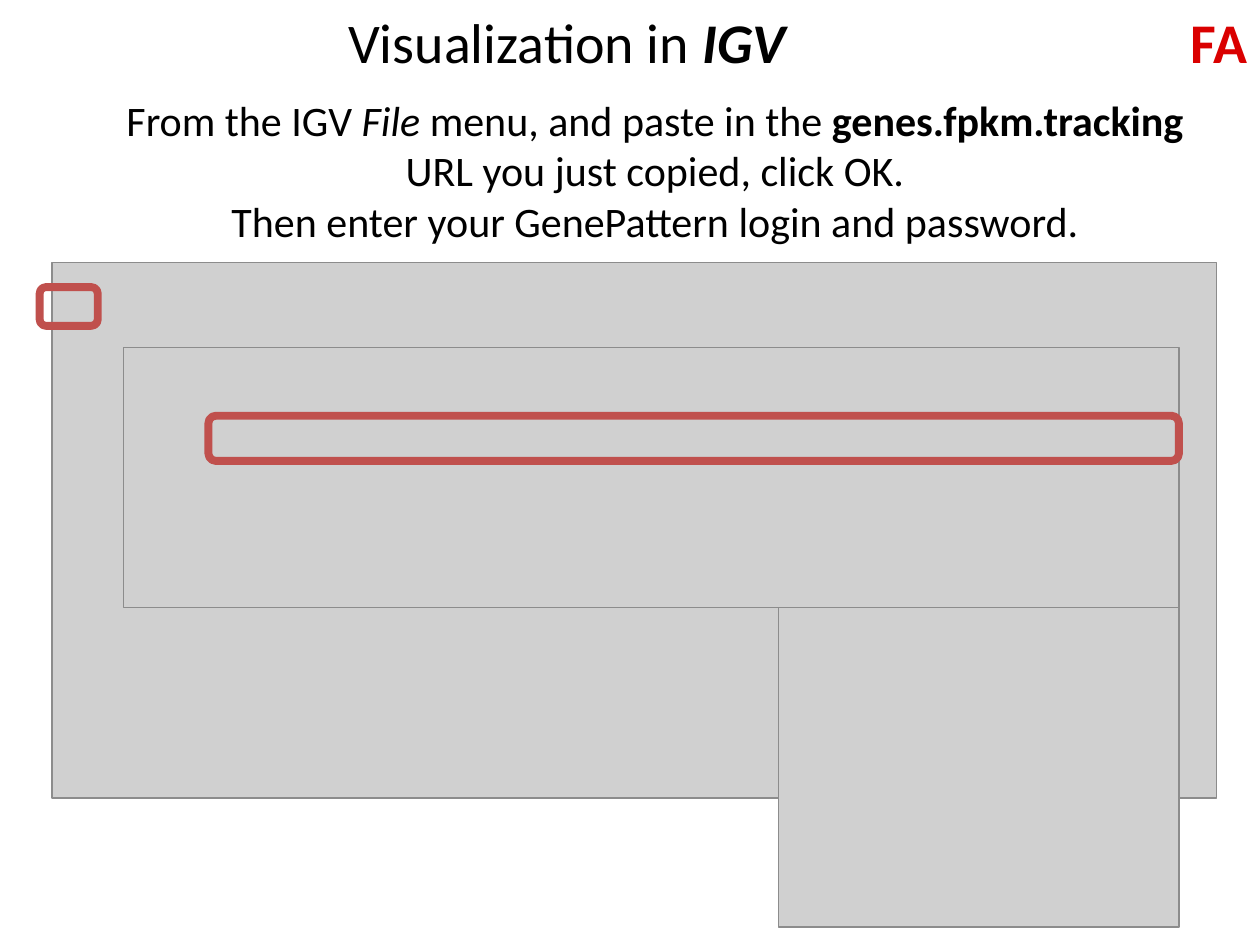
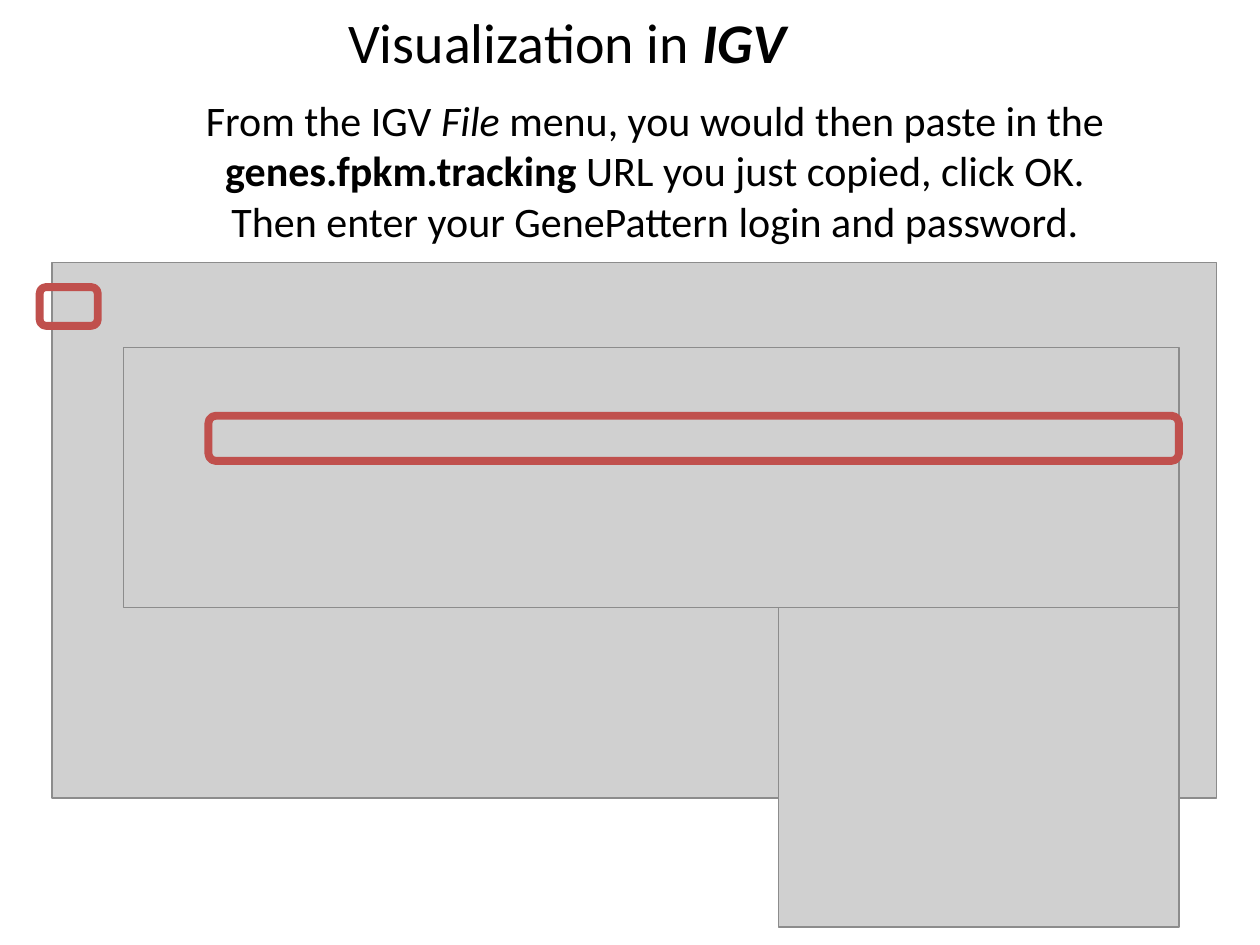
Before and after one commit to genepattern/tutorial-materials, a slide deck: slide 25 of BU_MolBio_RNAseq_in_GP_workshop/slides/2019-04-04_05_GPWorkshopIGV.pptx. Drawn at 1260x945 pixels with LibreOffice and Linux fonts; fonts in the diff are those of the drawing; grey boxes stand for pictures. Boxes give left, top, right and bottom in pixels: in the first picture for what was removed or moved away, otherwise in the second. Text is boxed around its words. In the diff, an @@ line names an element or a change of style, - is before the commit and + after.

```diff
--- a/BU_MolBio_RNAseq_in_GP_workshop/slides/2019-04-04_05_GPWorkshopIGV.pptx
+++ b/BU_MolBio_RNAseq_in_GP_workshop/slides/2019-04-04_05_GPWorkshopIGV.pptx
@@ table at (0,0,1260,88) @@
-row 1, column 2: FA
+row 1, column 2: 
@@ text at (206,106,1104,194): text changed @@
-From the IGV File menu, and paste in the genes.fpkm.tracking URL you just copied, click OK.
+From the IGV File menu, you would then paste in the genes.fpkm.tracking URL you just copied, click OK.
```
Also in this commit, not shown: 8 other slides changed.
